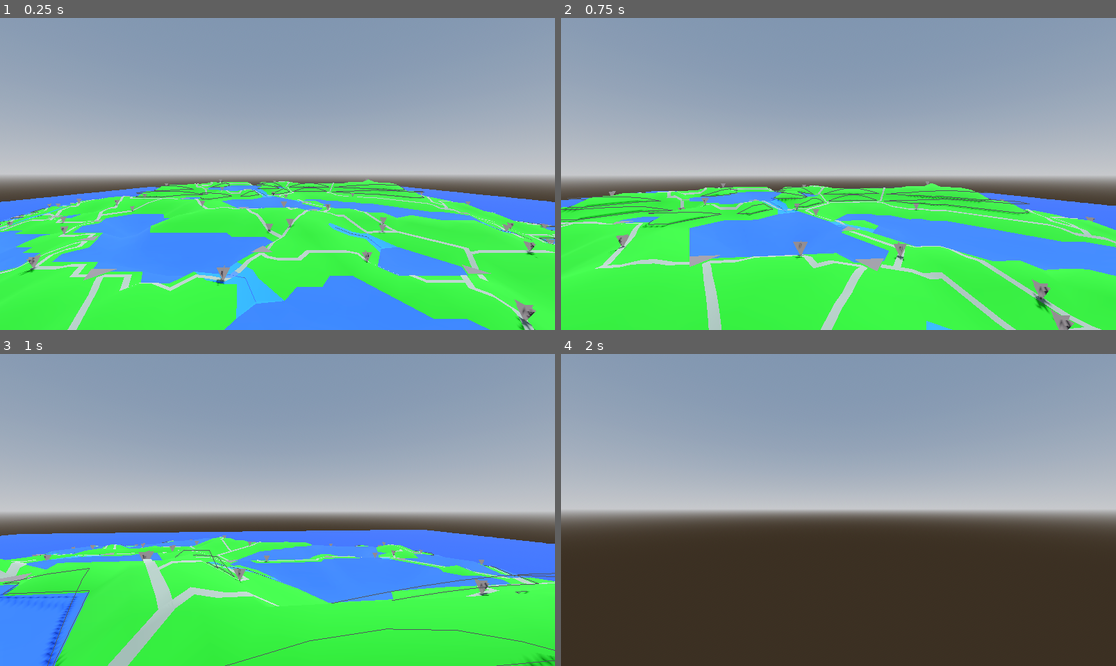
Above: before the commit, frames 1-4 (two rows, left to right).
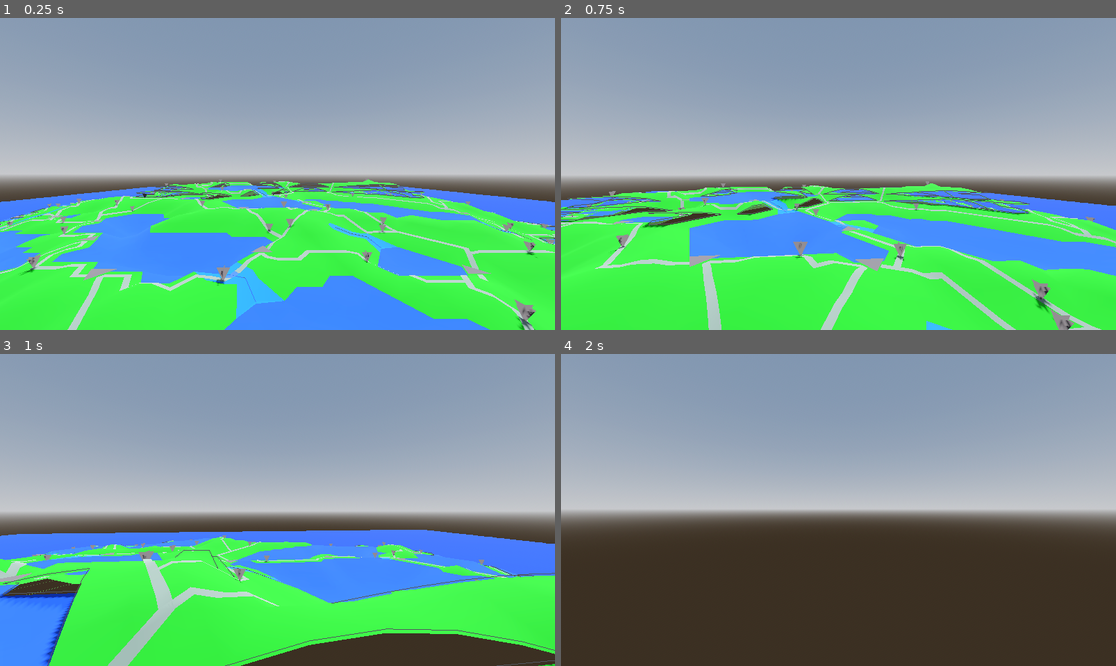
Above: after the commit, the same moments.

Repository: MichaelReel/Faster-Island-Generation
Game: Godot game, scene res://Main.tscn
Same seed, same stepped clock (60 frames per second), same inputs: the game is played once before the commit and once after it.
Inputs (mouse positions are in pixels of both pictures, inside the frame that each line leads up to):
- Up to frame 1 (0.25 s): no input
- Up to frame 2 (0.75 s): tap Enter at 0.5 s; move the mouse to (866, 174) at 0.52 s; hold W (forward) from 0.53 s (still down)
- Up to frame 3 (1 s): keep holding W (forward)
- Up to frame 4 (2 s): keep holding W (forward); move the mouse to (810, 510) at 1.27 s

The runs differ from the first frame. In frame 1, 0.6% of the frame differs, in the area x 24-77%, y 52-59%; in frame 2, 1.9%; in frame 3, 5.9%, in the area x 0-100%, y 63-100%; in frame 4, nothing differs.

Commit message:
Now drawing the terrain with gaps for cliff faces.

Diff:
--- a/island/generation/cliffs/CliffManager.gd
+++ b/island/generation/cliffs/CliffManager.gd
@@ -11,6 +11,7 @@
 var _rng := RandomNumberGenerator.new()
 var _cliff_layer: CliffLayer
 var _cliff_line_mesh: CliffLineMesh
+var _cliff_terrain_mesh: CliffTerrainMesh
 
 func _init(
 	grid_manager: GridManager,
@@ -49,11 +50,21 @@
 		_cliff_layer
 	)
 
+	_cliff_terrain_mesh = CliffTerrainMesh.new(
+		_grid_manager.get_tri_cell_layer(),
+		_outline_manager.get_region_cell_layer(),
+		_lake_manager.get_lake_layer(),
+		_cliff_layer,
+		_material_lib,
+	)
+
 func perform() -> void:
 	emit_signal("percent_complete", self, 0.0)
 	_cliff_layer.perform()
-	emit_signal("percent_complete", self, 50.0)
+	emit_signal("percent_complete", self, 33.3)
 	_cliff_line_mesh.perform()
+	emit_signal("percent_complete", self, 66.6)
+	_cliff_terrain_mesh.perform()
 	emit_signal("percent_complete", self, 100.0)
 
 func get_progess_step() -> GlobalStageProgressStep:
@@ -64,5 +75,6 @@
 
 func get_mesh_dict() -> Dictionary:
 	return {
-		"cliff_bases": _cliff_line_mesh
+		"cliff_bases": _cliff_line_mesh,
+		"terrain": _cliff_terrain_mesh,
 	}
--- a/island/generation/cliffs/geometry/CliffLayer.gd
+++ b/island/generation/cliffs/geometry/CliffLayer.gd
@@ -9,10 +9,10 @@
 var _min_slope: float
 var _cliff_max_height: float
 var _point_cliff_top_cell_map: Dictionary = {}  # Dictionary[int, PackedInt32Array]
-var _edge_cliff_top_cell_ind_map: Dictionary = {}  # Edge key to cell index
 var _cliff_base_chains: Array[PackedInt32Array] = []
 var _cliff_base_elevations: Array[PackedFloat32Array] = []
 var _cliff_top_elevations: Array[PackedFloat32Array] = []
+var _cell_and_point_to_cliff_top_height: Dictionary = {}  # Dictionary[String, float]
 
 func _init(
 	lake_layer: LakeLayer,
@@ -34,8 +34,7 @@
 func perform() -> void:
 	_get_all_the_cliff_base_chains()
 	_split_grid_along_cliff_lines()
-
-#	_create_cliff_polygons()
+	_record_deviations_from_height_layer()
 
 func get_cliff_base_lines() -> Array[PackedInt32Array]:
 	"""
@@ -47,6 +46,12 @@
 func get_cliff_elevation_lines(cliff_index: int) -> Array[PackedFloat32Array]:
 	"""Return the base and top elevations for the given cliff index"""
 	return [_cliff_base_elevations[cliff_index], _cliff_top_elevations[cliff_index]]
+
+func get_height_from_cell_and_point_indices(cell_ind: int , point_ind: int) -> float:
+	var key = KeyUtils.key_for_cell_and_point(cell_ind, point_ind)
+	if key in _cell_and_point_to_cliff_top_height:
+		return _cell_and_point_to_cliff_top_height[key]
+	return _height_layer.get_point_height(point_ind)
 
 func _get_all_the_cliff_base_chains() -> void:
 	"""
@@ -86,8 +91,9 @@
 			cliff_edges_keys_to_array.erase(edge_as_ordered_key)
 		else:
 			cliff_edges_keys_to_array[edge_as_ordered_key] = lower_edge_as_point_indices
-			# Map the edge to the cliff TOP cell
-			_edge_cliff_top_cell_ind_map[edge_as_ordered_key] = cell_ind
+			# Map the edge points to the cliff TOP cell
+			_put_cliff_point_top_cell(lower_edge_as_point_indices[0], cell_ind)
+			_put_cliff_point_top_cell(lower_edge_as_point_indices[1], cell_ind)
 
 	# Find all the cliff chains
 	var chains: Array[PackedInt32Array] = CliffLayer._extract_chains_from_edges(cliff_edges_keys_to_array)
@@ -102,13 +108,6 @@
 		_point_cliff_top_cell_map[point_ind].append(cell_ind)
 	else:
 		_point_cliff_top_cell_map[point_ind] = PackedInt32Array([cell_ind])
-
-#func _get_cliff_point_top_triangles(cliff_point: Vertex) -> Array[Triangle]:
-#	var key = cliff_point.get_instance_id()
-#	var top_triangles: Array[Triangle] = []
-#	if key in _point_cliff_top_triangles_map.keys():
-#		top_triangles.append_array(_point_cliff_top_triangles_map[key])
-#	return top_triangles
 
 func _split_grid_along_cliff_lines() -> void:
 	"""
@@ -146,121 +145,22 @@
 	_cliff_base_elevations.append(cliff_bottom_heights)
 	_cliff_top_elevations.append(cliff_top_heights)
 
-#	var top_vertex_chain: Array[Vertex] = []
-#	var bottom_vertex_chain: Array[Vertex] = []
-#	# for each non-end point in the cliff line, we need to
-#	#  - create an extra point
-#	#  - create an extra edge
-#	#  - separate the points vertically
-#	#  - possibly link it with it's twin point in some funky way?
-#
-#	for i in range(len(cliff_chain) - 1):
-#		# Gather info about the existing terrain elements
-#		# Get a pair of edges
-#		var previous_edge: Edge = cliff_chain[i]
-#		var next_edge: Edge = cliff_chain[i + 1]
-#
-#		# Find the shared point and end points
-#		var mid_point: Vertex = previous_edge.shared_point(next_edge)
-#		var previous_point: Vertex = previous_edge.other_point(mid_point)
-#		var next_point: Vertex = next_edge.other_point(mid_point)
-#
-#		# Identify the top and the base triangles around the mid point
-#		var previous_cliff_top_edge_triangle: Triangle = _edge_cliff_top_triangle_map[previous_edge]
-#		var previous_cliff_base_edge_triangle: Triangle = previous_edge.other_triangle(previous_cliff_top_edge_triangle)
-#		var next_cliff_top_edge_triangle: Triangle = _edge_cliff_top_triangle_map[next_edge]
-#		var next_cliff_base_edge_triangle: Triangle = next_edge.other_triangle(next_cliff_top_edge_triangle)
-#		var cliff_top_point_triangles: Array[Triangle] = _get_cliff_point_top_triangles(mid_point)
-#		var known_triangles: Array[Triangle] = cliff_top_point_triangles
-#		known_triangles.append_array([
-#			previous_cliff_top_edge_triangle,
-#			previous_cliff_base_edge_triangle,
-#			next_cliff_top_edge_triangle,
-#			next_cliff_base_edge_triangle
-#		])
-#		var cliff_base_point_triangles: Array[Triangle] = []
-#		for triangle in mid_point.get_triangles():
-#			if not triangle in known_triangles:
-#				cliff_base_point_triangles.append(triangle)
-#
-#		# Create a new edge and replace the edge from the previous point
-#		# to the mid point at the bottom of this cliff
-#		var new_previous_point: Vertex = previous_point
-#		if not bottom_vertex_chain.is_empty():
-#			new_previous_point = bottom_vertex_chain.back()
-#		else:
-#			bottom_vertex_chain.append(previous_point)
-#			top_vertex_chain.append(previous_point)
-#
-#		top_vertex_chain.append(mid_point)
-#		var new_cliff_base_mid_point = mid_point.duplicate_to(Vertex.new())
-#		bottom_vertex_chain.append(new_cliff_base_mid_point)
-#
-#		var new_cliff_base_prev_edge: Edge = Edge.new(new_previous_point, new_cliff_base_mid_point)
-#		previous_cliff_base_edge_triangle.replace_existing_edge_with(previous_edge, new_cliff_base_prev_edge)
-#
-#		# Also have to replace the point in the triangle "touching" the base of the cliff
-#		for triangle in cliff_base_point_triangles:
-#			triangle.replace_existing_point_with(mid_point, new_cliff_base_mid_point)
-#
-#		# If we're at the end of the chain, we also need to replace the edge on the next (last) edge
-#		if next_edge == cliff_chain.back():
-#			# next point is the last point, can just reuse
-#			var new_cliff_base_next_edge: Edge = Edge.new(new_cliff_base_mid_point, next_point)
-#			next_cliff_base_edge_triangle.replace_existing_edge_with(next_edge, new_cliff_base_next_edge)
-#			bottom_vertex_chain.append(next_point)
-#			top_vertex_chain.append(next_point)
-#
-#		# Raise the top of cliff point upwards
-#		var additional_height: float = 5.0  # TODO: Need more rules around this
-#		mid_point.raise_terrain(additional_height)
-#
-#	return [top_vertex_chain, bottom_vertex_chain]
-
-#func _create_cliff_polygons() -> void:
-#	"""Create the polygons that can be used to render the cliff"""
-#
-#	for cliff_chain_pair in _cliff_vertex_chain_pairs:
-#		var cliff_polygons: Array[Triangle] = []
-#		var top_chain: Array[Vertex] = cliff_chain_pair[0]
-#		var bottom_chain: Array[Vertex] = cliff_chain_pair[1]
-#
-#		# Debug check, chains should be the same length
-#		assert(len(top_chain) == len(bottom_chain), "Top and bottom chains should be the same length")
-#
-#		# Need to figure out the draw order.
-#		# It will be reverse of the point draw direction in the existing linked triangles
-#		var first_top_edge: Edge = top_chain[0].get_connection_to_point(top_chain[1])
-#		if first_top_edge.get_bordering_triangles()[0].points_in_draw_order(top_chain[0], top_chain[1]):
-#			# The point order needs to be the reverse of the edge in the adjoining triangle
-#			top_chain.reverse()
-#			bottom_chain.reverse()
-#
-#		for i in range(len(top_chain) - 1):
-#			# Find the draw direction of the top and bottom edge in their respective triangles
-#			cliff_polygons.append_array(
-#				_get_cliff_polygons_for_vertices(
-#					top_chain[i], top_chain[i + 1], bottom_chain[i], bottom_chain[i + 1]
-#				)
-#			)
-#		_cliff_surface_triangles.append(cliff_polygons)
-
-#func _get_cliff_polygons_for_vertices(top_a: Vertex, top_b: Vertex, bottom_a: Vertex, bottom_b: Vertex) -> Array[Triangle]:
-#	"""Create and return the polygons required to fill this section of cliff"""
-#	# When the first or last points match, we only need a single triangle
-#	if top_a == bottom_a:
-#		var _conn_a = Edge.new(top_b, bottom_b)
-#		return [Triangle.new([top_a, top_b, bottom_b])]
-#
-#	if top_b == bottom_b:
-#		return [Triangle.new([top_a, top_b, bottom_a])]
-#
-#	var _conn_a = Edge.new(top_b, bottom_b)
-#	var _conn_b = Edge.new(top_b, bottom_a)
-#	return [
-#		Triangle.new([top_a, top_b, bottom_a]),
-#		Triangle.new([top_b, bottom_b, bottom_a])
-#	]
+func _record_deviations_from_height_layer() -> void:
+	"""Make it easy to get the correct height for a given cell and corner point"""
+	# _cell_and_point_to_cliff_top_height
+
+	# Go through all the cliff points
+	for cliff_index in range(len(_cliff_base_chains)):
+		var cliff_point_indices: PackedInt32Array = _cliff_base_chains[cliff_index]
+		for cliff_sequence_ind in range(len(cliff_point_indices)):
+			var cliff_point_ind: int = cliff_point_indices[cliff_sequence_ind]
+			# Make a record of the cells connected by top points
+			if cliff_point_ind in _point_cliff_top_cell_map:
+				for point_cell_ind in _point_cliff_top_cell_map[cliff_point_ind]:
+					var key = KeyUtils.key_for_cell_and_point(point_cell_ind, cliff_point_ind)
+					_cell_and_point_to_cliff_top_height[key] = (
+						_cliff_top_elevations[cliff_index][cliff_sequence_ind]
+					)
 
 static func _extract_chains_from_edges(cliff_edges_keys_to_array: Dictionary) -> Array[PackedInt32Array]:
 	# (cliff_edges_keys_to_array: Dictionary[String, PackedInt32Array])
--- /dev/null
+++ b/island/generation/cliffs/mesh/CliffTerrainMesh.gd
@@ -0,0 +1,68 @@
+class_name CliffTerrainMesh
+extends ArrayMesh
+"""
+Mesh for height map portion of the island generation, including cliff tops
+"""
+
+var _tri_cell_layer: TriCellLayer
+var _region_cell_layer: RegionCellLayer
+var _root_region_index: int
+var _lake_layer: LakeLayer
+var _cliff_layer: CliffLayer
+var _material_lib: MaterialLib
+
+func _init(
+	tri_cell_layer: TriCellLayer,
+	regional_cell_layer: RegionCellLayer,
+	lake_layer: LakeLayer,
+	cliff_layer: CliffLayer,
+	material_lib: MaterialLib
+) -> void:
+	_tri_cell_layer = tri_cell_layer
+	_region_cell_layer = regional_cell_layer
+	_root_region_index = _region_cell_layer.get_root_region_index()
+	_lake_layer = lake_layer
+	_cliff_layer = cliff_layer
+	_material_lib = material_lib
+
+func perform() -> void:
+	var sub_surface_tool: SurfaceTool = SurfaceTool.new()
+	var ground_surface_tool: SurfaceTool = SurfaceTool.new()
+
+	sub_surface_tool.begin(Mesh.PRIMITIVE_TRIANGLES)
+	ground_surface_tool.begin(Mesh.PRIMITIVE_TRIANGLES)
+
+	sub_surface_tool.set_material(_material_lib.get_material("sub_water"))
+	ground_surface_tool.set_material(_material_lib.get_material("ground"))
+
+
+	for cell_index in range(_tri_cell_layer.get_total_cell_count()):
+		var region_index: int = _region_cell_layer.get_region_index_for_cell(cell_index)
+		var triangle_point_indices = _tri_cell_layer.get_triangle_as_point_indices(cell_index)
+
+#		var triangle_vertices = _height_layer.get_triangle_as_vector3_array_for_index_with_heights(cell_index)
+
+		if region_index == _root_region_index:
+			for point_ind in triangle_point_indices:
+				var vertex: Vector3 = _tri_cell_layer.get_point_as_vector3(
+					point_ind, _cliff_layer.get_height_from_cell_and_point_indices(cell_index, point_ind)
+				)
+				sub_surface_tool.add_vertex(vertex)
+		elif region_index in _lake_layer.get_lake_region_indices():
+			for point_ind in triangle_point_indices:
+				var vertex: Vector3 = _tri_cell_layer.get_point_as_vector3(
+					point_ind, _cliff_layer.get_height_from_cell_and_point_indices(cell_index, point_ind)
+				)
+				sub_surface_tool.add_vertex(vertex)
+		else:
+			for point_ind in triangle_point_indices:
+				var vertex: Vector3 = _tri_cell_layer.get_point_as_vector3(
+					point_ind, _cliff_layer.get_height_from_cell_and_point_indices(cell_index, point_ind)
+				)
+				ground_surface_tool.add_vertex(vertex)
+
+	sub_surface_tool.generate_normals()
+	ground_surface_tool.generate_normals()
+
+	sub_surface_tool.commit(self)
+	ground_surface_tool.commit(self)
--- a/island/util/KeyUtils.gd
+++ b/island/util/KeyUtils.gd
@@ -13,3 +13,7 @@
 	the order should be unimportant
 	"""
 	return get_combined_key(key_array[0], key_array[1])
+
+static func key_for_cell_and_point(cell_ind: int, point_ind: int) -> String:
+	"""Get a key unique to the cell and the point used within that cell"""
+	return "%d:%d" % [cell_ind, point_ind]
